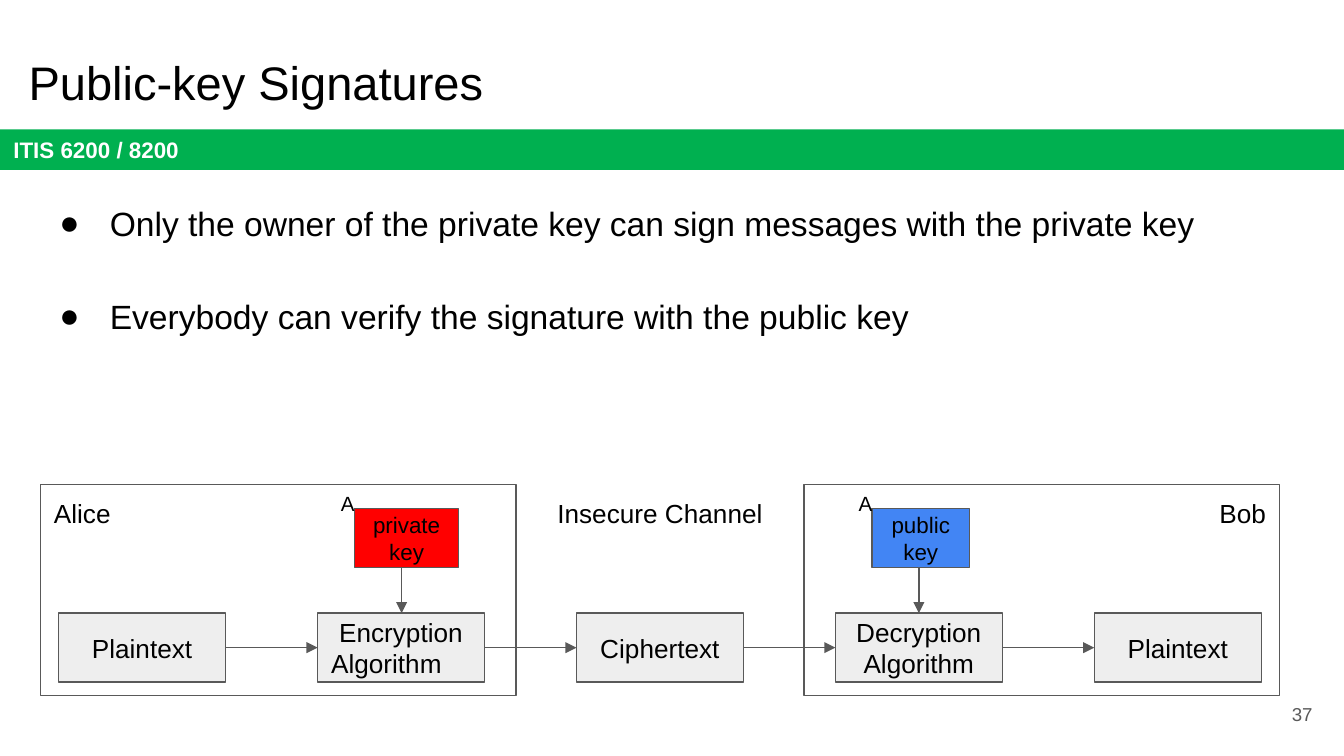
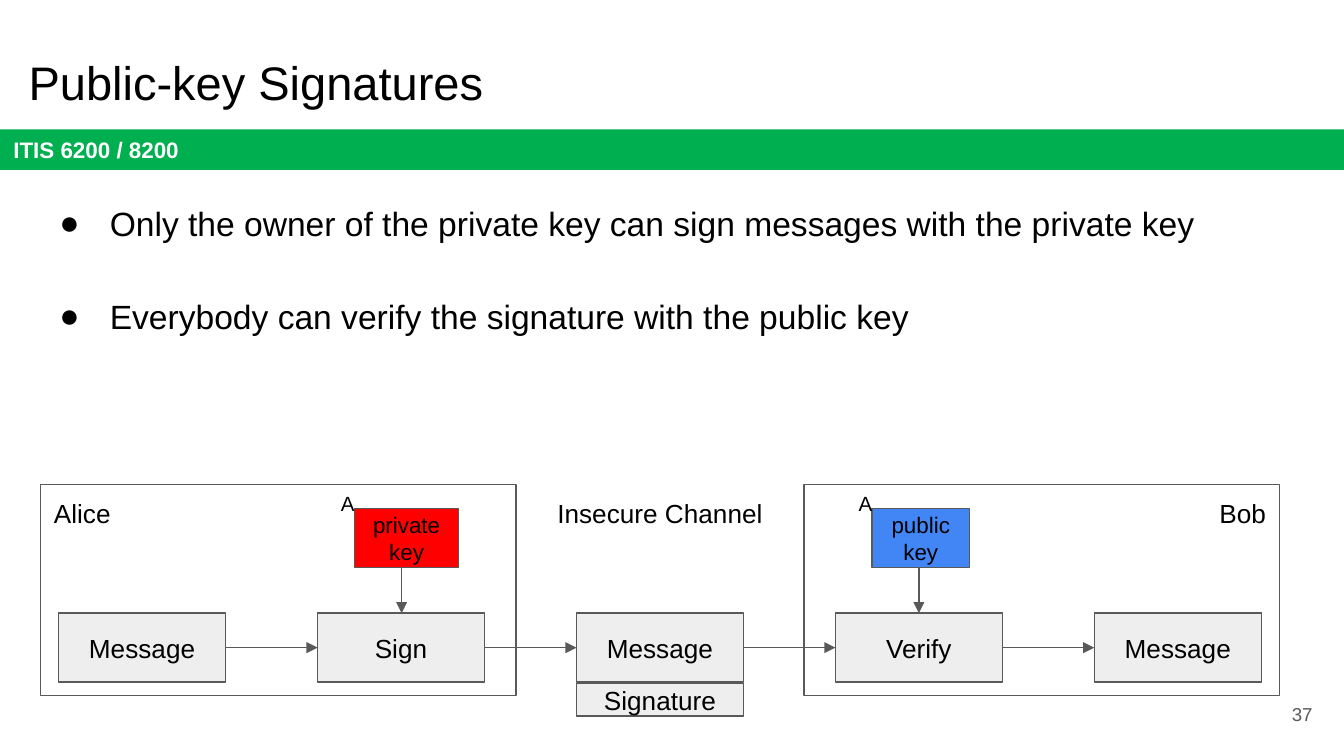
Before and after one commit to jx5c/github.io, a slide deck: slide 37 of teaching/ITIS6200/2023fa/lectures/lec06.pptx. Drawn at 1344x756 pixels with LibreOffice and Linux fonts; fonts in the diff are those of the drawing. Boxes give left, top, right and bottom in pixels: in the first picture for what was removed or moved away, otherwise in the second. Text is boxed around its words. In the diff, an @@ line names an element or a change of style, - is before the commit and + after.

```diff
--- a/teaching/ITIS6200/2023fa/lectures/lec06.pptx
+++ b/teaching/ITIS6200/2023fa/lectures/lec06.pptx
@@ text in rectangle at <box>89,640,195,663</box>: text changed @@
-Plaintext
+Message
@@ text in rectangle at <box>375,639,427,663</box>: text changed @@
-Encryption Algorithm
+Sign
@@ text in rectangle at <box>607,640,713,663</box>: text changed @@
-Ciphertext
+Message
@@ text in rectangle at <box>886,639,951,663</box>: text changed @@
-Decryption Algorithm
+Verify
@@ text in rectangle at <box>1125,640,1231,663</box>: text changed @@
-Plaintext
+Message
@@ rectangle added at <box>577,683,743,716</box>, fill #EEEEEE, outline #595959 0.75 pt, 14 pt, text #000000 @@
+Signature
```
Also in this commit, not shown: 2 other slides changed, 1 other file.
